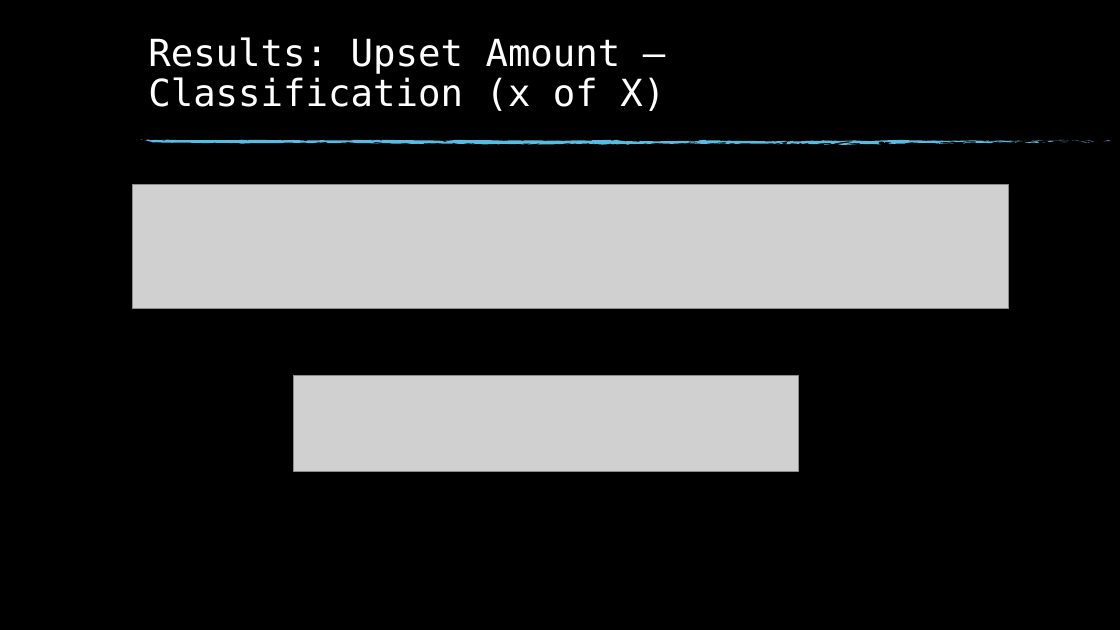
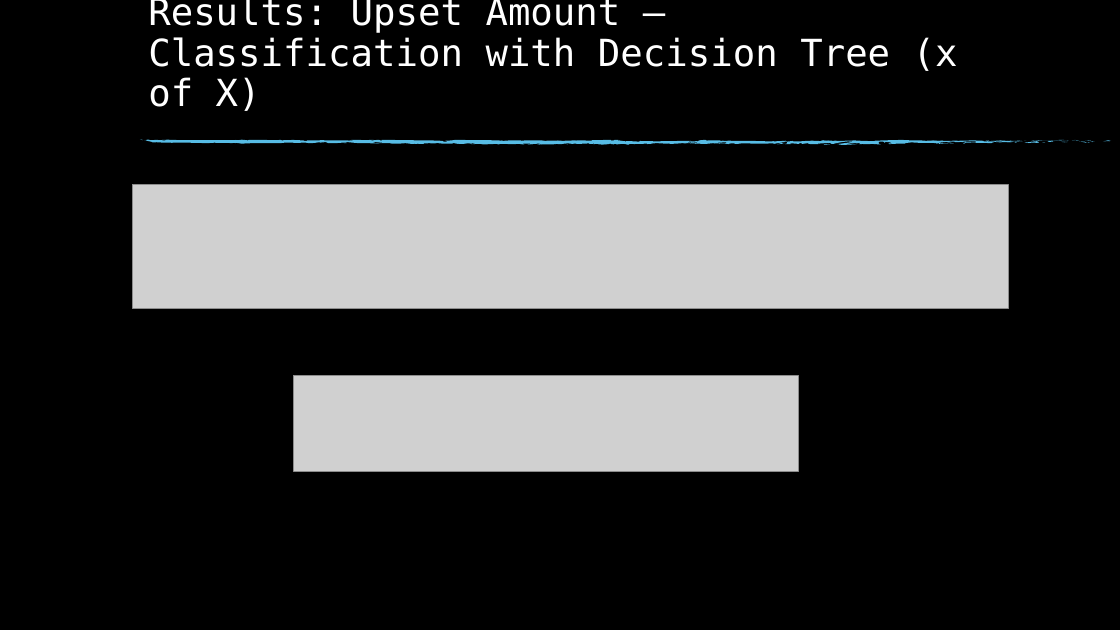
Before and after one commit to msnyde8/Graduate_Project-Upset_Potential, a slide deck: slide 22 of Upset Potential in the NFL.pptx (slide 23 before the commit). Drawn at 1120x630 pixels with LibreOffice and Linux fonts; fonts in the diff are those of the drawing; grey boxes stand for pictures; background and template pictures are left out. Boxes give left, top, right and bottom in pixels: in the first picture for what was removed or moved away, otherwise in the second. Text is boxed around its words. In the diff, an @@ line names an element or a change of style, - is before the commit and + after.

```diff
--- a/Upset Potential in the NFL.pptx
+++ b/Upset Potential in the NFL.pptx
@@ title at box(148, 0, 958, 111): text changed @@
-Results: Upset Amount – Classification (x of X)
+Results: Upset Amount – Classification with Decision Tree (x of X)
```
Also in this commit, not shown: 16 other slides changed, 2 other files.
